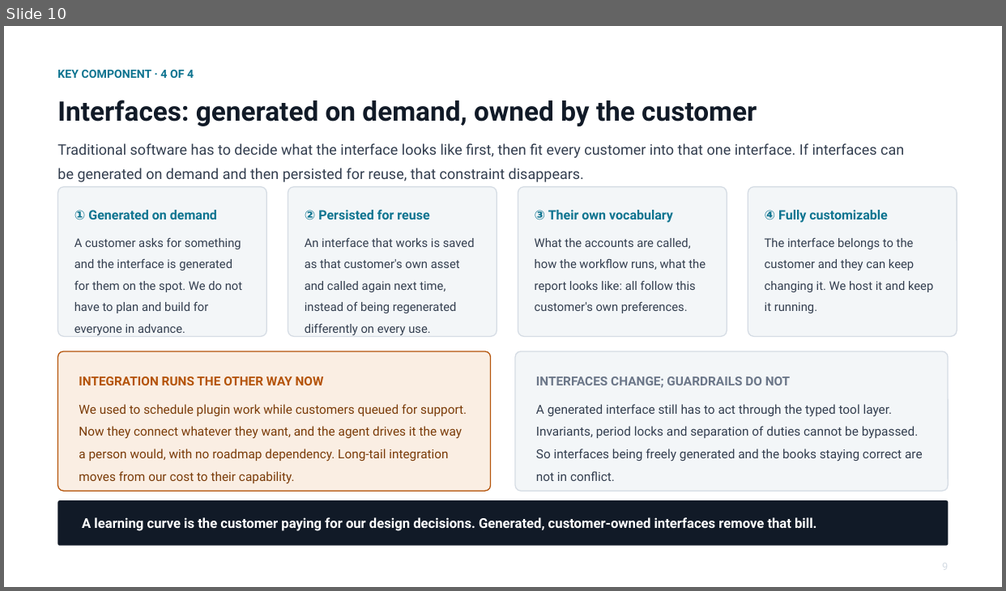
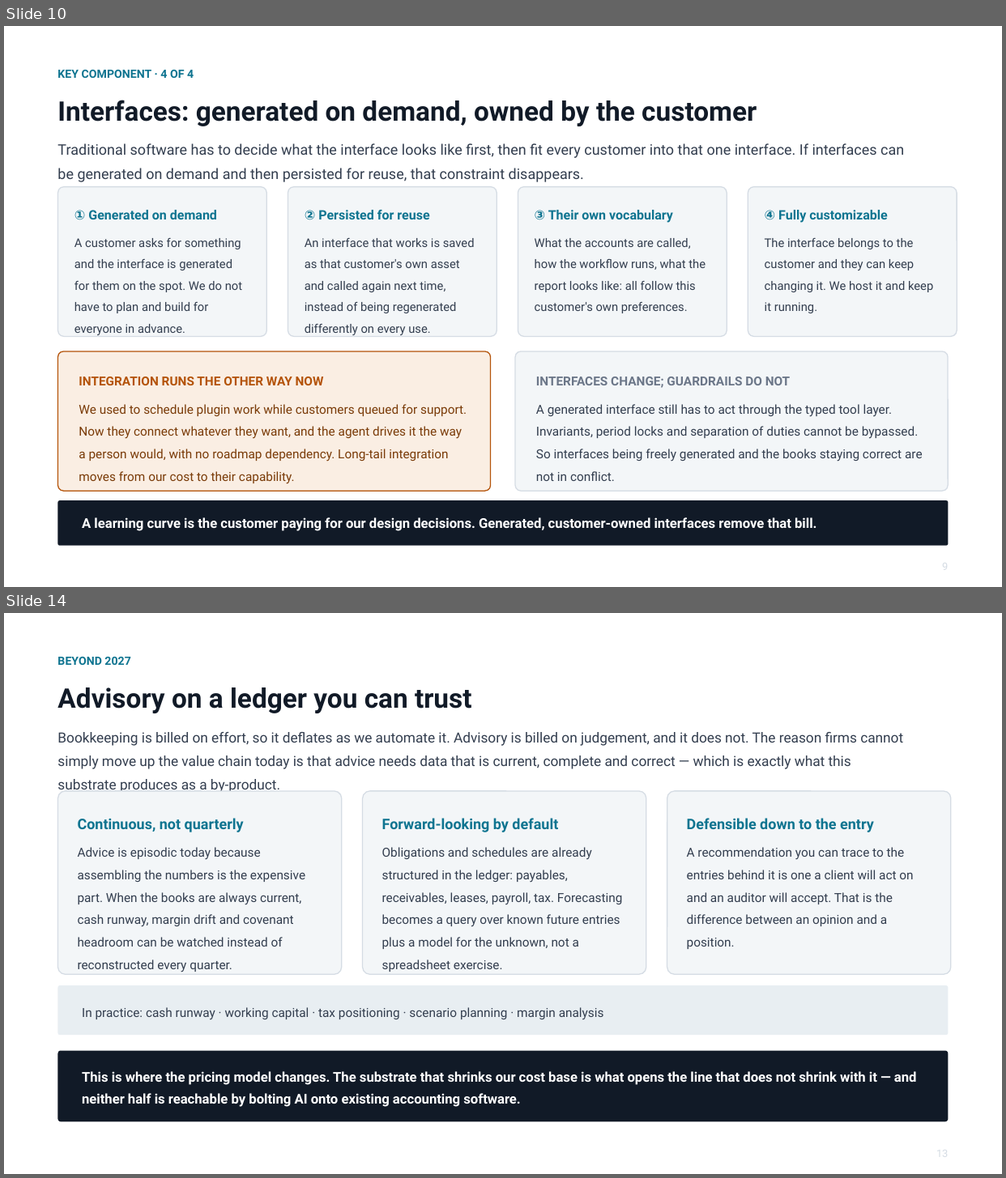
Before and after one commit to cllu/aimi-accounting-software-proposal, a slide deck: agent-native-accounting-deck.pptx. Shown one above the other, each under a label of ours: slide 10 before the commit, slides 10 and 14 after it; the slides between them are not shown. The pictures are 1006x591 and 1006x1178 pixels, drawn with LibreOffice and Linux fonts; fonts in the diff are those of the drawing. Boxes give left, top, right and bottom in pixels: in the first picture for what was removed or moved away, otherwise in the second. Text is boxed around its words. In the diff, an @@ line names an element or a change of style, - is before the commit and + after.

Commit message:
Add two slides for 2027 and beyond

```diff
--- a/agent-native-accounting-deck.pptx
+++ b/agent-native-accounting-deck.pptx
@@ slide 14 added at box(4, 613, 1002, 1174), background #FFFFFF @@
@@ text added at box(57, 657, 130, 665), 11 pt, text #0E7490, bold @@
+BEYOND 2027
@@ text added at box(57, 688, 472, 713), 26 pt, text #111A27, bold @@
+Advisory on a ledger you can trust
@@ text added at box(57, 732, 903, 791), 13.5 pt, text #333E4F @@
+Bookkeeping is billed on effort, so it deflates as we automate it. Advisory is billed on judgement, and it does not. The reason firms cannot simply move up the value chain today is that advice needs data that is current, complete and correct — which is exactly what this substrate produces as a by-product.
@@ rounded rectangle added at box(58, 791, 342, 974), fill #F3F6F8, outline #D5DCE4 1 pt @@
@@ rounded rectangle added at box(363, 791, 646, 974), fill #F3F6F8, outline #D5DCE4 1 pt @@
@@ rounded rectangle added at box(667, 791, 951, 974), fill #F3F6F8, outline #D5DCE4 1 pt @@
@@ text added at box(78, 818, 244, 833), 14 pt, text #0E7490, bold @@
+Continuous, not quarterly
@@ text added at box(382, 818, 558, 833), 14 pt, text #0E7490, bold @@
+Forward-looking by default
@@ text added at box(687, 818, 874, 833), 14 pt, text #0E7490, bold @@
+Defensible down to the entry
@@ text added at box(78, 847, 305, 969), 12 pt, text #333E4F @@
+Advice is episodic today because assembling the numbers is the expensive part. When the books are always current, cash runway, margin drift and covenant headroom can be watched instead of reconstructed every quarter.
@@ text added at box(382, 847, 623, 972), 12 pt, text #333E4F @@
+Obligations and schedules are already structured in the ledger: payables, receivables, leases, payroll, tax. Forecasting becomes a query over known future entries plus a model for the unknown, not a spreadsheet exercise.
@@ text added at box(687, 847, 913, 949), 12 pt, text #333E4F @@
+A recommendation you can trace to the entries behind it is one a client will act on and an auditor will accept. That is the difference between an opinion and a position.
@@ rounded rectangle added at box(58, 986, 948, 1035), fill #E8EEF2 @@
@@ text added at box(82, 1007, 604, 1020), 12 pt, text #333E4F @@
+In practice: cash runway · working capital · tax positioning · scenario planning · margin analysis
@@ rounded rectangle added at box(58, 1051, 948, 1122), fill #111A27 @@
@@ text added at box(82, 1071, 917, 1107), 13 pt, text #FFFFFF, bold @@
+This is where the pricing model changes. The substrate that shrinks our cost base is what opens the line that does not shrink with it — and neither half is reachable by bolting AI onto existing accounting software.
@@ text added at box(936, 1151, 948, 1157), 10 pt, text #D5DCE4 @@
+13
```
Also in this commit, not shown: 2 slides changed, 2 other slides added.
